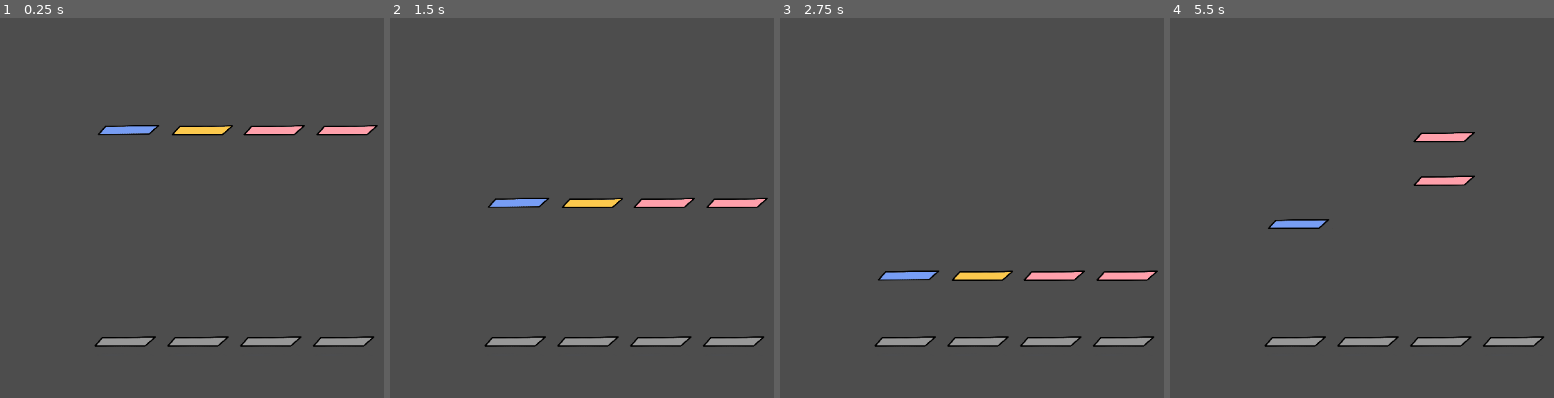
Above: before the commit, frames 1-4 (left to right).
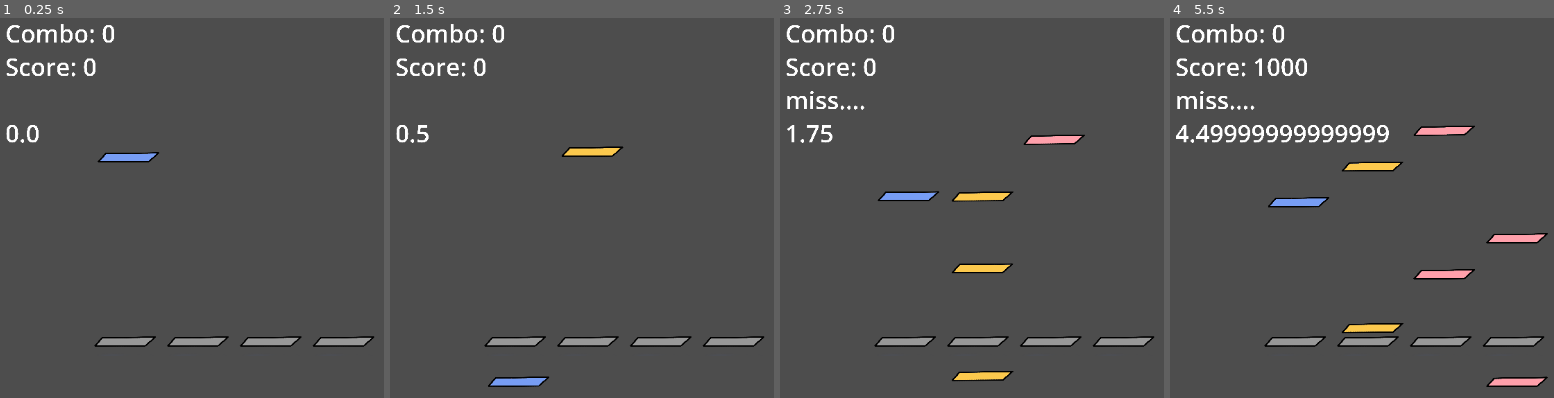
Above: after the commit, the same moments.

Repository: ReimuDuck/rhythm_game
Game: Godot game, scene res://scenes/main.tscn
Same seed, same stepped clock (60 frames per second), same inputs: the game is played once before the commit and once after it.
Inputs:
- Up to frame 1 (0.25 s): no input
- Up to frame 2 (1.5 s): tap Enter at 0.5 s; tap F (hitC) at 0.6 s; tap K (hitD) at 1.35 s
- Up to frame 3 (2.75 s): tap D (hitL) at 2.1 s
- Up to frame 4 (5.5 s): tap one key every 0.75 s from 2.85 s: J (hitR) F (hitC) K (hitD) D (hitL)

The runs differ from the first frame. In frame 1, 3.0% of the frame differs, in the area x 1-99%, y 1-39%; in frame 2, 3.3%; in frame 3, 4.6%; in frame 4, 6.3%, in the area x 1-99%, y 1-98%.

Commit message:
Chart additions and more

Diff:
--- a/rhythmgame/gamemanager.gd
+++ b/rhythmgame/gamemanager.gd
@@ -1,38 +1,19 @@
 extends Node
 
-var combo := 0
-var max_combo := 0
-
-
-
-
-func _on_hitc_note_hit() -> void:
-	combo += 1
-	max_combo = max(max_combo, combo)
-	print("HIT! Combo:", combo)
-
-func _on_hitc_note_miss() -> void:
-	combo = 0
-	print("MISS")
-
-
-func _on_hitr_note_hit() -> void:
-	combo += 1
-	max_combo = max(max_combo, combo)
-	print("HIT! Combo:", combo)
-
-
-func _on_hitr_note_miss() -> void:
-	combo = 0
-	print("MISS")
-
-
-func _on_hitl_note_hit() -> void:
-	combo += 1
-	max_combo = max(max_combo, combo)
-	print("HIT! Combo:", combo)
-
-
-func _on_hitl_note_miss() -> void:
-	combo = 0
-	print("MISS")
+@onready var music =AudioStreamPlayer.new()
+var song_time := 0.0
+var song_playing := false
+func _ready() -> void:
+	add_child(music)
+	music.stream = load("res://music/Super Mario Bros. Theme Song.mp3")
+func _process(delta: float) -> void:
+	#desc: keeps a counter of where in the song it is
+	if song_playing:
+		song_time += delta
+func start_song():
+	#desc: starts song and sets song playing to true and song time to 0
+	#hard coded timer so song doesn't immediately begin
+	await get_tree().create_timer(1.0).timeout
+	song_time = 0.0
+	song_playing = true
+	music.play()
--- a/rhythmgame/project.godot
+++ b/rhythmgame/project.godot
@@ -19,6 +19,9 @@
 
 Gamemanager="*res://gamemanager.gd"
 SignalBus="*res://SignalBus.gd"
+Global="*res://scripts/global.gd"
+Chart="*res://scripts/chart.gd"
+Hit="*res://scenes/hit.gd"
 
 [input]
 
--- a/rhythmgame/scenes/hit.gd
+++ b/rhythmgame/scenes/hit.gd
@@ -1,22 +1,26 @@
 extends Node2D
 
 @onready var hitlane_to_spawn: PackedScene = preload("res://scenes/hitlane.tscn")
-
+var chart_index := 0
+const NOTE_SPEED := 2200
+const SPAWN_Y := -4500
 # Called when the node enters the scene tree for the first time.
 func _ready() -> void:
+	Gamemanager.start_song()
 	spawn_lane(0)
 	spawn_lane(1)
 	spawn_lane(2)
 	spawn_lane(3)
-	spawn_note(0)
-	spawn_note(1)
-	spawn_note(2)
-	spawn_note(3)
-	SignalBus.next_note.connect(_on_next_note)
+	#SignalBus.next_note.connect(_on_next_note)
 
-# Called every frame. 'delta' is the elapsed time since the previous frame.
-func _process(delta: float) -> void:
-	pass
+func _process(delta):
+	#desc: goes through the chart array, if the song time and time set for the note in array are near 0 it spawns a note
+	if chart_index >= Chart.chart.size():
+		return
+	while chart_index < Chart.chart.size() \
+	and Chart.chart[chart_index].time - Gamemanager.song_time <= 0:
+		spawn_note(Chart.chart[chart_index])
+		chart_index += 1
 
 func _input(event):
 	if event is InputEventKey and event.pressed:
@@ -34,6 +38,7 @@
 	var note_scene = preload("res://scenes/note.tscn")
 	var note = note_scene.instantiate()
 	note.init_attributes(lane)
+
 	add_child(note)
 
 func _on_next_note():
--- a/rhythmgame/scenes/main.tscn
+++ b/rhythmgame/scenes/main.tscn
@@ -1,6 +1,7 @@
-[gd_scene load_steps=2 format=3 uid="uid://bxpk4yfttotlt"]
+[gd_scene load_steps=3 format=3 uid="uid://bxpk4yfttotlt"]
 
 [ext_resource type="Script" uid="uid://cx12mqdg32tpo" path="res://scenes/hit.gd" id="1_c2gx8"]
+[ext_resource type="PackedScene" uid="uid://cgtbbhyo25m08" path="res://scenes/scoretext.tscn" id="2_0wfyh"]
 
 [node name="Node2D" type="Node2D"]
 script = ExtResource("1_c2gx8")
@@ -8,3 +9,8 @@
 [node name="Camera2D" type="Camera2D" parent="."]
 position = Vector2(3284, -3441)
 zoom = Vector2(0.07, 0.07)
+
+[node name="score" parent="." instance=ExtResource("2_0wfyh")]
+position = Vector2(-2346, -5348)
+
+[node name="AudioStreamPlayer" type="AudioStreamPlayer" parent="."]
--- a/rhythmgame/scenes/note.gd
+++ b/rhythmgame/scenes/note.gd
@@ -3,50 +3,67 @@
 var can_be_hit = false
 var lane_index = 0
 var note_lane
+var overlapping:=false
+@export var speed: float = 3700.0 # pixels per second
 
-@export var speed: float = 1200.0 # pixels per second
 
-var overlapping_notes := []
+func _process(delta: float) -> void:
+	position.y += speed * delta
+	overlapping = has_overlapping_areas()
+	if $AnimatedSprite2D2.is_visible_in_tree():
+		if (position.y > 2000):
+			Global.remove_combo()
+			Global.change_rating("miss....")
+			hit()
 
-func init_attributes(lane: int = 0):
+
+
+func init_attributes(lane):
 #	Desc: sets the key that controls it and sets color of hit lane
 #	Lanes: bluhit-68, yellohit-70, redhit-71
 	var color = ""
 	note_lane = lane
-	SignalBus.lane_signals[lane].connect(_on_lane_press)
-	if lane == 0:
+	SignalBus.lane_signals[lane.lane].connect(_on_lane_press)
+	if lane.lane == 0:
 		color = "blu"
-		global_position = Vector2((lane * 1500), -4550)
-	elif lane == 1:
+		global_position = Vector2((lane.lane * 1500), -4550)
+	elif lane.lane == 1:
 		color = "yelw"
-		global_position = Vector2((lane * 1500), -4550)
-	elif lane == 2:
+		global_position = Vector2((lane.lane * 1500), -4550)
+	elif lane.lane == 2:
 		color = "red"
-		global_position = Vector2((lane * 1500), -4550)
+		global_position = Vector2((lane.lane * 1500), -4550)
 	else:
 		color = "red"
-		global_position = Vector2((lane * 1500), -4550)
+		global_position = Vector2((lane.lane * 1500), -4550)
 	$AnimatedSprite2D2.play(color)
 
 func _on_lane_press():
 	if $AnimatedSprite2D2.is_visible_in_tree():
-		if (abs(position.y) <= 250):
-			print("perfect")
+		if (abs(position.y) <= 100) and overlapping:
+
+			Global.change_rating("PERFECT!")
+			Global.add_combo()
+			Global.add_score(500)
 			hit()
-		elif (abs(position.y) <= 1000):
-			print("good")
+		elif (abs(position.y) <= 760)and overlapping:
+			Global.change_rating("Good")
+			Global.add_combo()
+			Global.add_score(250)
 			hit()
-		elif (abs(position.y) <= 2000):
-			print("meh")
+		elif (abs(position.y) <= 900)and overlapping:
+			Global.change_rating("meh....")
+			Global.add_combo()
+			Global.add_score(100)
 			hit()
+		elif (abs(position.y) <= 1500)and overlapping:
+			Global.remove_combo()
+			print("Not even close wtf")
 		else:
-			print("Not even close wtf")
-			print(position.y)
+			pass
+
 
 func hit():
 #	Desc: to run when the note is hit
 	$AnimatedSprite2D2.hide()
 	SignalBus.next_note.emit()
-
-func _process(delta: float) -> void:
-	position.y += speed * delta
--- a/rhythmgame/scenes/note.tscn
+++ b/rhythmgame/scenes/note.tscn
@@ -79,7 +79,7 @@
 }]
 
 [sub_resource type="RectangleShape2D" id="RectangleShape2D_e1ths"]
-size = Vector2(1121.25, 64)
+size = Vector2(1121.25, 233.5)
 
 [node name="Area2D" type="Area2D" groups=["notes"]]
 position = Vector2(448, 276)
@@ -91,5 +91,5 @@
 animation = &"blu"
 
 [node name="CollisionShape2D2" type="CollisionShape2D" parent="."]
-position = Vector2(40, -82)
+position = Vector2(66, -75)
 shape = SubResource("RectangleShape2D_e1ths")
--- /dev/null
+++ b/rhythmgame/scenes/scoretext.tscn
@@ -0,0 +1,37 @@
+[gd_scene load_steps=2 format=3 uid="uid://cgtbbhyo25m08"]
+
+[ext_resource type="Script" uid="uid://dldt65epsw5sf" path="res://scripts/textscore.gd" id="1_nsopj"]
+
+[node name="Node2D" type="Node2D"]
+script = ExtResource("1_nsopj")
+
+[node name="MarginContainer" type="MarginContainer" parent="."]
+anchors_preset = 4
+anchor_top = 0.5
+anchor_bottom = 0.5
+offset_left = -141.0
+offset_top = -52.0
+offset_right = 188.0
+offset_bottom = 138.5
+grow_vertical = 2
+
+[node name="VBoxContainer" type="VBoxContainer" parent="MarginContainer"]
+layout_mode = 2
+
+[node name="Label" type="Label" parent="MarginContainer/VBoxContainer"]
+layout_mode = 2
+theme_override_font_sizes/font_size = 500
+text = "Combo: 000"
+
+[node name="Label2" type="Label" parent="MarginContainer/VBoxContainer"]
+layout_mode = 2
+theme_override_font_sizes/font_size = 500
+text = "Score: "
+
+[node name="Label3" type="Label" parent="MarginContainer/VBoxContainer"]
+layout_mode = 2
+theme_override_font_sizes/font_size = 500
+
+[node name="Label4" type="Label" parent="MarginContainer/VBoxContainer"]
+layout_mode = 2
+theme_override_font_sizes/font_size = 500
--- /dev/null
+++ b/rhythmgame/scripts/chart.gd
@@ -0,0 +1,39 @@
+extends Node
+#This is just a debug chart, it's pretty ass to make a chart rn so we should prob make an editor prob
+var chart = [
+	{ "time": 0.0, "lane": 0 },
+	{ "time": 0.30, "lane": 1 },
+	{ "time": 0.90, "lane": 1 },
+	{ "time": 1.30, "lane": 0 },
+	{ "time": 1.30, "lane": 1 },
+	{ "time": 1.60, "lane": 2 },
+	{ "time": 2.00, "lane": 3 },
+	{ "time": 2.40, "lane": 1 },
+	{ "time": 3.0, "lane": 3 },
+	{ "time": 3.30, "lane": 1 },
+	{ "time": 3.60, "lane": 2 },
+	{ "time": 3.80, "lane": 3 },
+	{ "time": 4.0, "lane": 0 },
+	{ "time": 4.2, "lane": 1 },
+	{ "time": 4.4, "lane": 2 },
+	{ "time": 4.6, "lane": 0 },
+	{ "time": 4.9, "lane": 1 },
+	{ "time": 5.0, "lane": 2 },
+	{ "time": 5.20, "lane": 3 },
+	{ "time": 5.40, "lane": 2 },
+	{ "time": 5.70, "lane": 1 },
+	{ "time": 5.80, "lane": 0 },
+	{ "time": 5.90, "lane": 3},
+	{ "time": 6.00, "lane": 2 },
+	{ "time": 6.4, "lane": 3 },
+	{ "time": 6.80, "lane": 1 },
+	{ "time": 7.2, "lane": 3 },
+	{ "time": 7.5, "lane": 1 },
+	{ "time": 7.9, "lane": 3 },
+	{ "time": 8.1, "lane": 0 },
+	{ "time": 8.5, "lane": 2 },
+	{ "time": 8.7, "lane": 0 },
+	{ "time": 8.9, "lane": 1 },
+	{ "time": 10.25, "lane": 2 },
+	{ "time": 20.75, "lane": 0 }
+]
--- /dev/null
+++ b/rhythmgame/scripts/global.gd
@@ -0,0 +1,17 @@
+extends Node
+
+var score = 0
+var combo = 0
+var rating = " "
+
+
+func add_combo():
+	combo += 1
+func remove_combo():
+	combo = 0
+
+func add_score(scores:int):
+	score += scores
+
+func change_rating(rate: String):
+	rating = rate
--- /dev/null
+++ b/rhythmgame/scripts/textscore.gd
@@ -0,0 +1,16 @@
+extends Node2D
+@onready var combo_lab: Label = $MarginContainer/VBoxContainer/Label
+@onready var score_lab: Label = $MarginContainer/VBoxContainer/Label2
+@onready var rating: Label = $MarginContainer/VBoxContainer/Label3
+@onready var time: Label = $MarginContainer/VBoxContainer/Label4
+# Called when the node enters the scene tree for the first time.
+func _ready() -> void:
+	pass # Replace with function body.
+
+
+# Called every frame. 'delta' is the elapsed time since the previous frame.
+func _process(delta: float) -> void:
+	combo_lab.text = "Combo: " + str(Global.combo)
+	score_lab.text = "Score: " + str(Global.score)
+	rating.text = Global.rating
+	time.text = str(Gamemanager.song_time)
Not shown, added: rhythmgame/music/Super Mario Bros. Theme Song.mp3.import
Not shown, added: rhythmgame/scripts/chart.gd.uid
Not shown, added: rhythmgame/scripts/global.gd.uid
Not shown, added: rhythmgame/scripts/textscore.gd.uid
Not shown, added: rhythmgame/music/Super Mario Bros. Theme Song.mp3
